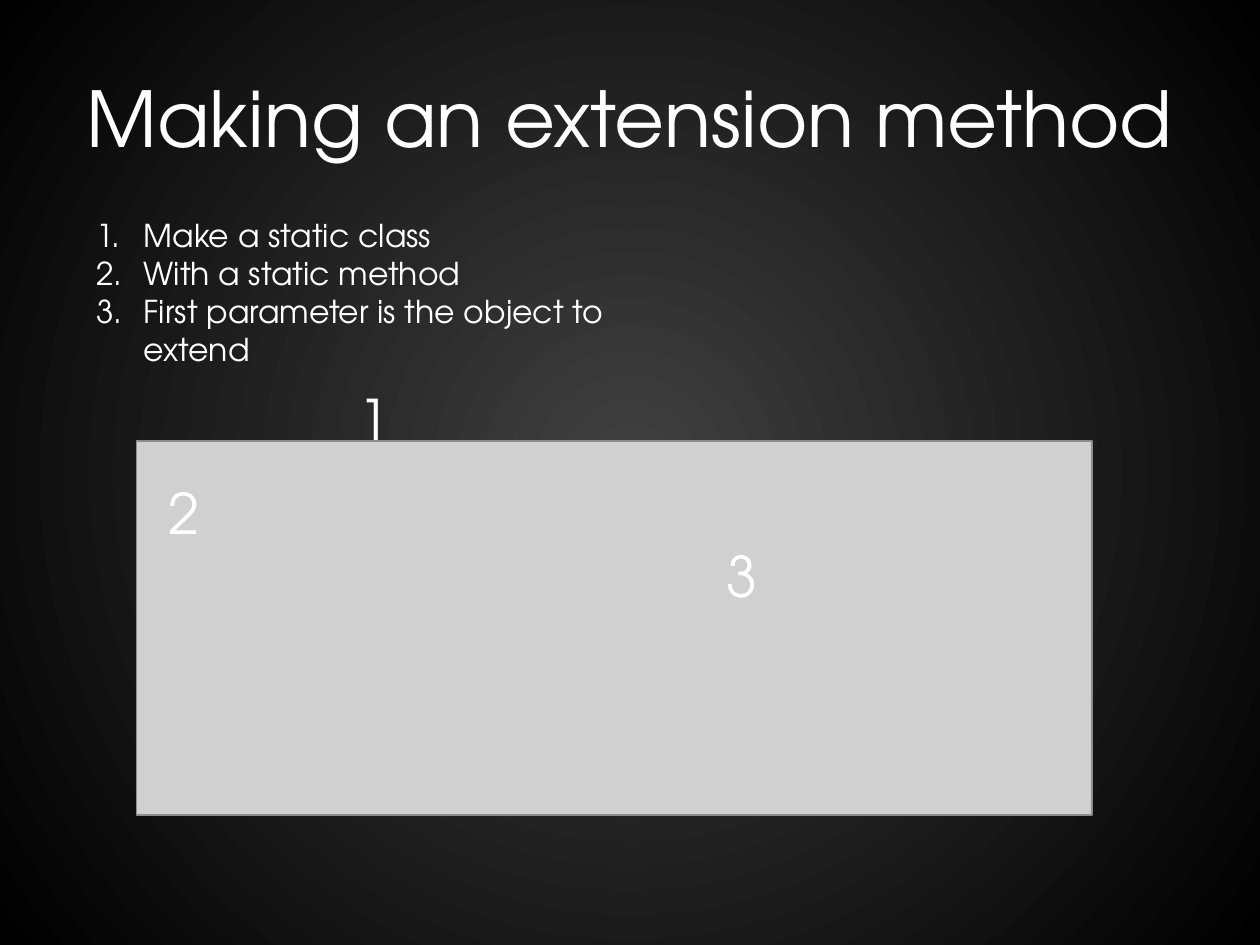
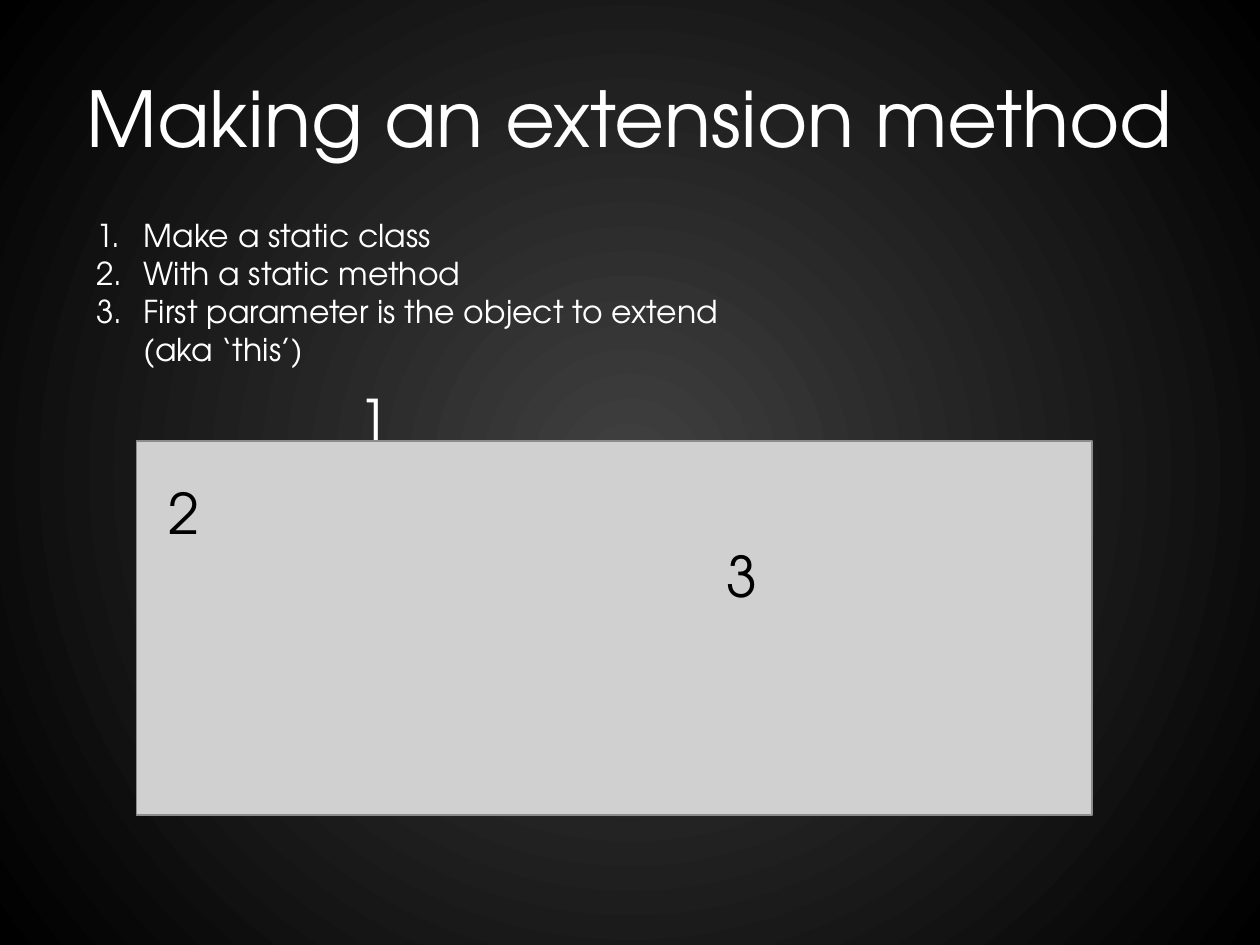
Before and after one commit to RookieOne/Evolve-Your-Code, a slide deck: slide 10 of EvolveYourCode.pptx (slide 7 before the commit). Drawn at 1260x945 pixels with LibreOffice and Linux fonts; fonts in the diff are those of the drawing; grey boxes stand for pictures. Boxes give left, top, right and bottom in pixels: in the first picture for what was removed or moved away, otherwise in the second. Text is boxed around its words. In the diff, an @@ line names an element or a change of style, - is before the commit and + after.

```diff
--- a/EvolveYourCode.pptx
+++ b/EvolveYourCode.pptx
@@ text at (x1=144, y1=299, x2=718, y2=368): text changed @@
-3. First parameter is the object to extend
+3. First parameter is the object to extend (aka ‘this’)
@@ text "2" at (x1=168, y1=492, x2=199, y2=534): text colour #FFFFFF to #000000 @@
@@ text "3" at (x1=726, y1=555, x2=757, y2=598): text colour #FFFFFF to #000000 @@
```
Also in this commit, not shown: 24 other slides changed, 33 slides added, 12 slides removed, 34 other files.
